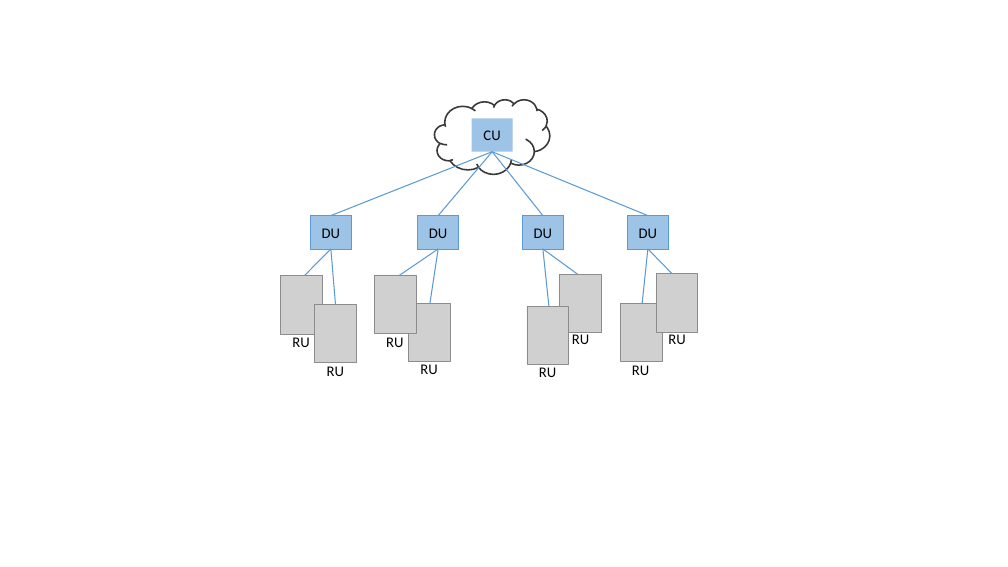
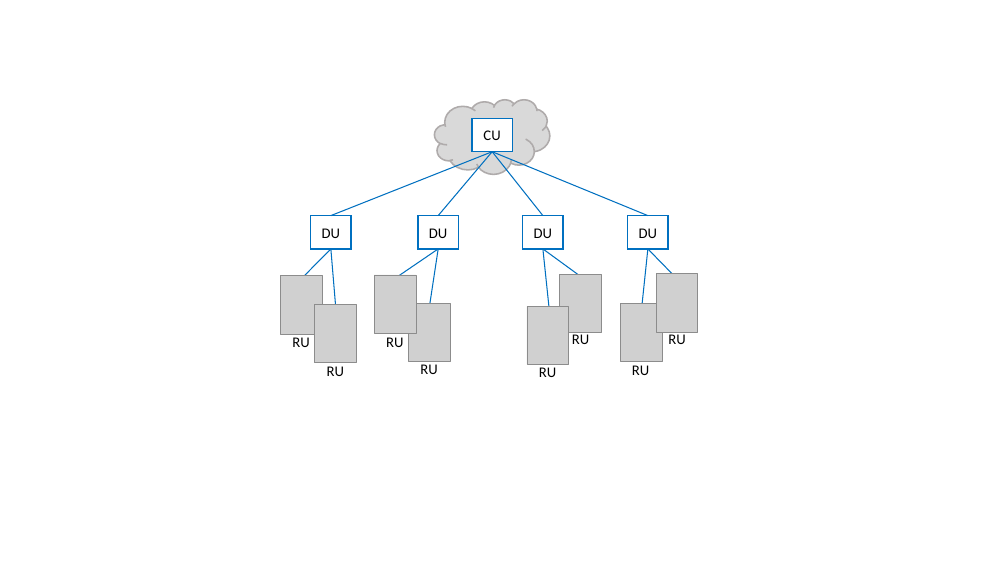
Before and after one commit to SystemsApproach/private5g, a slide deck: slide 3 of figures/sdn/figures.pptx. Drawn at 1008x567 pixels with LibreOffice and Linux fonts; fonts in the diff are those of the drawing; grey boxes stand for pictures. Boxes give left, top, right and bottom in pixels: in the first picture for what was removed or moved away, otherwise in the second. Text is boxed around its words. In the diff, an @@ line names an element or a change of style, - is before the commit and + after.

```diff
--- a/figures/sdn/figures.pptx
+++ b/figures/sdn/figures.pptx
@@ cloud at (435, 100, 550, 175): fill none to #D9D9D9; outline #3B3838 1.5 pt to #AFABAB 1.5 pt @@
@@ rectangle "CU" at (472, 119, 513, 152): fill #9DC3E6 to #FFFFFF; outline none to #0070C0 1.5 pt @@
@@ line (492, 152) - (331, 216): stroke #5B9BD5 1 pt to #0070C0 1 pt @@
@@ line (492, 152) - (439, 216): stroke #5B9BD5 1 pt to #0070C0 1 pt @@
@@ line (492, 152) - (543, 216): stroke #5B9BD5 1 pt to #0070C0 1 pt @@
@@ line (492, 152) - (648, 216): stroke #5B9BD5 1 pt to #0070C0 1 pt @@
@@ fill #9DC3E6 to #FFFFFF; outline #5B9BD5 0.5 pt to #0070C0 1.5 pt in 4 elements at (311, 216, 352, 249), (418, 216, 459, 249), (523, 216, 563, 249), (628, 216, 668, 249) @@
@@ line (331, 249) - (302, 278): stroke #5B9BD5 1 pt to #0070C0 1 pt @@
@@ line (331, 249) - (336, 308): stroke #5B9BD5 1 pt to #0070C0 1 pt @@
@@ line (439, 249) - (396, 278): stroke #5B9BD5 1 pt to #0070C0 1 pt @@
@@ line (439, 249) - (430, 308): stroke #5B9BD5 1 pt to #0070C0 1 pt @@
@@ line (543, 249) - (549, 308): stroke #5B9BD5 1 pt to #0070C0 1 pt @@
@@ line (543, 249) - (582, 278): stroke #5B9BD5 1 pt to #0070C0 1 pt @@
@@ line (648, 249) - (642, 308): stroke #5B9BD5 1 pt to #0070C0 1 pt @@
@@ line (648, 249) - (676, 278): stroke #5B9BD5 1 pt to #0070C0 1 pt @@
```
Also in this commit, not shown: 8 other slides changed, 10 other files.
